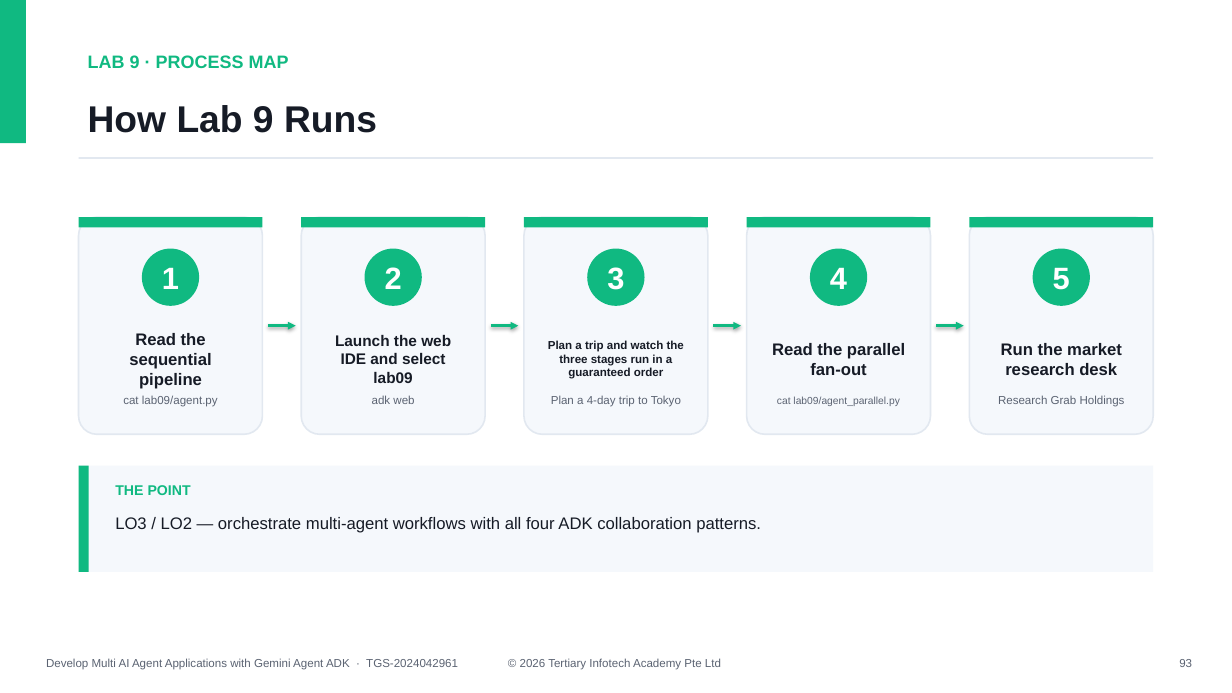
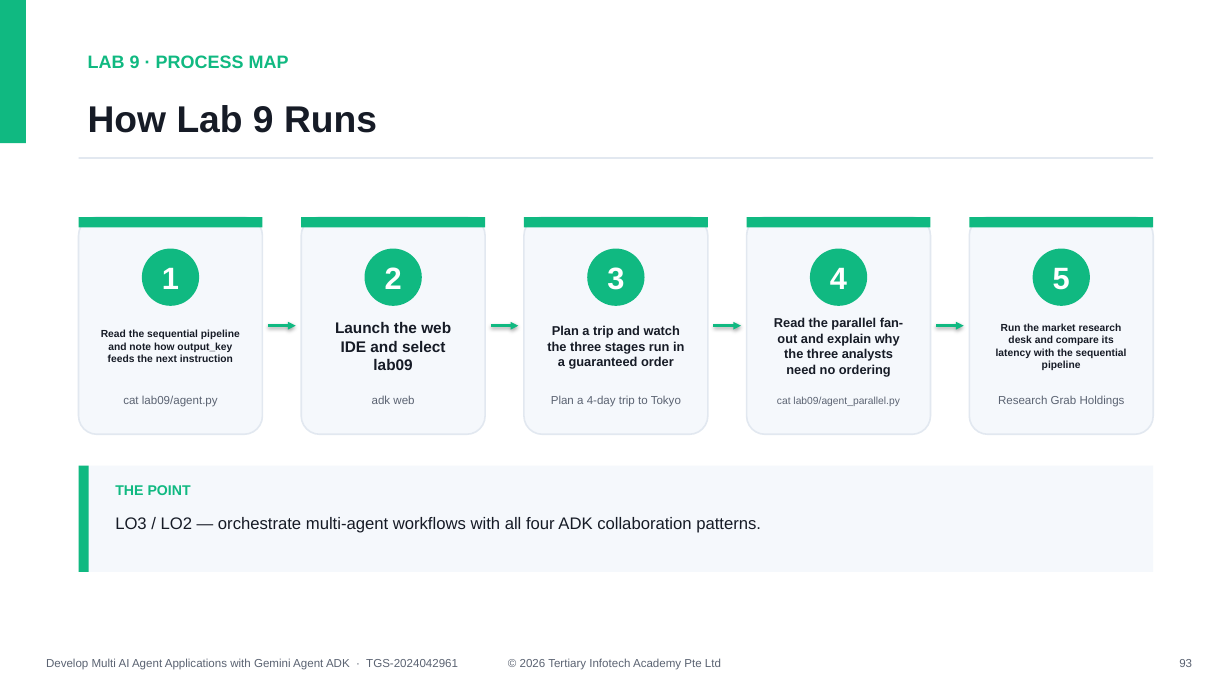
Before and after one commit to tertiarycourses/TGS-2024042961-Develop-Multi-AI-Agent-Applications-with-Gemini-Agent-ADK, a slide deck: slide 93 of courseware/Develop Multi AI Agent Applications with Gemini Agent ADK-v1.4.pptx. Drawn at 1232x693 pixels with LibreOffice and Linux fonts; fonts in the diff are those of the drawing. Boxes give left, top, right and bottom in pixels: in the first picture for what was removed or moved away, otherwise in the second. Text is boxed around its words. In the diff, an @@ line names an element or a change of style, - is before the commit and + after.

```diff
--- a/courseware/Develop Multi AI Agent Applications with Gemini Agent ADK-v1.4.pptx
+++ b/courseware/Develop Multi AI Agent Applications with Gemini Agent ADK-v1.4.pptx
@@ text "Launch the web IDE and ...": place and size @@
-text "Launch the web IDE and ..." at <box>335,335,451,383</box>
+text "Launch the web IDE and ..." at <box>335,322,451,370</box>
@@ text "Plan a trip and watch ..." at <box>547,325,684,369</box>: size 9 to 10 pt @@
@@ text at <box>774,317,903,377</box>: text changed; size 13 to 10 pt @@
-Read the parallel fan-out
+Read the parallel fan-out and explain why the three analysts need no ordering
@@ text at <box>996,323,1127,370</box>: text changed; size 13 to 8 pt @@
-Run the market research desk
+Run the market research desk and compare its latency with the sequential pipeline
@@ text at <box>101,330,240,362</box>: text changed; size 13 to 8 pt @@
-Read the sequential pipeline
+Read the sequential pipeline and note how output_key feeds the next instruction
```
Also in this commit, not shown: 21 other slides changed, 7 other files.
